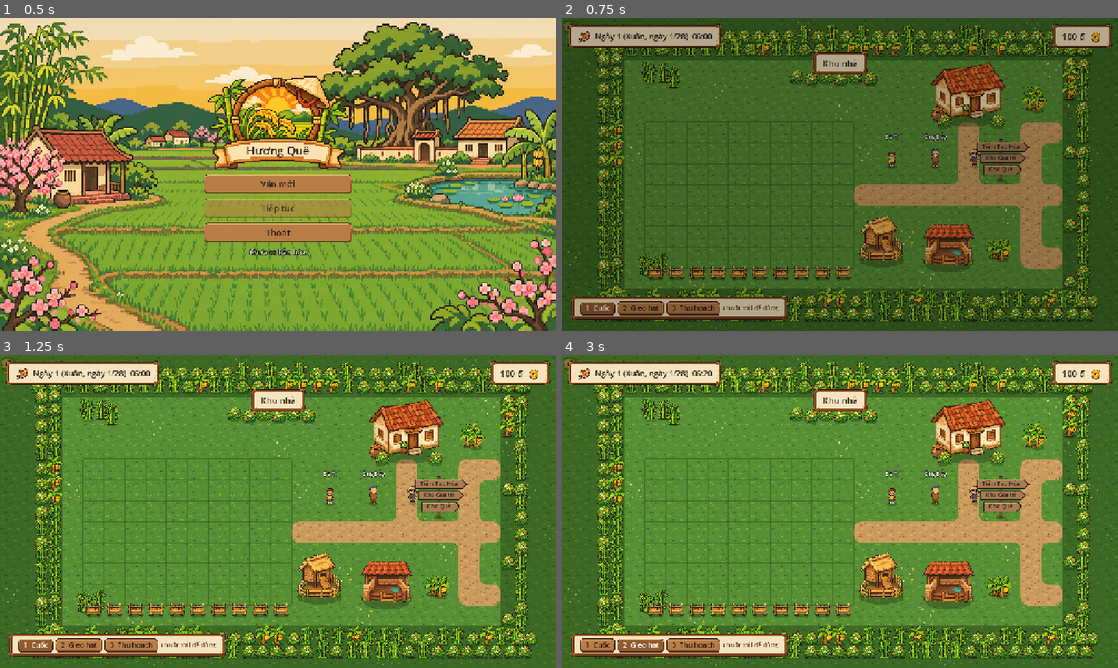
Above: before the commit, frames 1-4 (two rows, left to right).
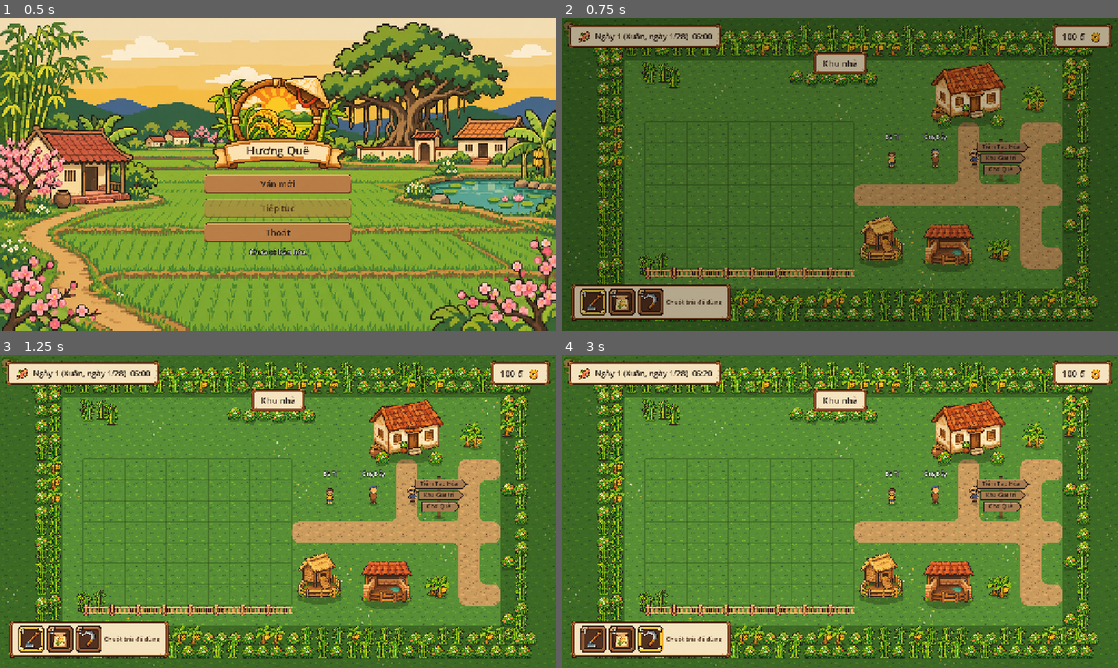
Above: after the commit, the same moments.

Repository: tmtgreen1008/Ngoi_Lang_Nho
Game: Godot game, scene res://main.tscn
The game is run twice, just before and just after one commit, with the same random seed, the same clock (stepped at 60 frames per second) and the same inputs.
Inputs (mouse positions are in pixels of both pictures, inside the frame that each line leads up to):
- Up to frame 1 (0.5 s): no input
- Up to frame 2 (0.75 s): click "Ván mới" at 0.5 s
- Up to frame 3 (1.25 s): no input
- Up to frame 4 (3 s): click (595, 646) at 1.25 s, where only the run before the commit has a clickable "1 Cuốc"; click (595, 639) at 2 s, where only the run after the commit has a clickable "1"; click (639, 646) at 2.75 s, where only the run before the commit has a clickable "2 Gieo hạt"

Frame 1 is identical in both runs. In frame 2, 4.4% of the frame differs, in the area x 1-53%, y 79-97%; in frame 3, 4.5%; in frame 4, 4.6%.

Commit message:
feat: thanh cong cu bang icon, hoat anh cuoc dat va hang rao tre lien mach o khu nha
Task: asset catalog nhom 3 sao

Co-Authored-By: Claude Fable 5.2 <noreply@anthropic.com>

Diff:
--- a/entities/player/player.gd
+++ b/entities/player/player.gd
@@ -14,6 +14,16 @@
 const IDLE_FRAME: int = 1
 const WALK_FRAME_SECONDS: float = 0.14
 
+## Sheet hoạt ảnh dùng công cụ (3 khung x 4 hướng, ô 42x56), theo tên hành động.
+const ACTION_SHEETS: Dictionary = {
+	&"hoe": "res://assets/art/characters/player_hoe.png",
+	&"water": "res://assets/art/characters/player_water.png",
+}
+const ACTION_FRAMES: int = 3
+const ACTION_FRAME_SECONDS: float = 0.12
+## Đưa chân trong khung 42x56 về đúng chỗ chân của sheet đi bộ.
+const ACTION_SPRITE_OFFSET: Vector2 = Vector2(0, -16)
+
 @export_range(10.0, 600.0, 1.0) var speed: float = 120.0
 
 ## Kho đồ của người chơi (node con "Inventory").
@@ -28,6 +38,10 @@
 
 var _walk_time: float = 0.0
 var _last_step: int = -1
+## Sprite riêng cho hoạt ảnh công cụ (khung to hơn sheet đi bộ); ẩn khi không dùng.
+var _action_sprite: Sprite2D
+## Thời gian đã chạy của hoạt ảnh công cụ; âm là không có hoạt ảnh nào.
+var _action_time: float = -1.0
 
 var _in_transition: bool = false
 var _in_minigame: bool = false
@@ -54,12 +68,62 @@
 
 func _physics_process(delta: float) -> void:
 	var direction := Vector2.ZERO
-	if not movement_locked and not _in_transition and not _in_minigame:
+	if not movement_locked and not _in_transition and not _in_minigame and not is_acting():
 		direction = Input.get_vector("move_left", "move_right", "move_up", "move_down")
 	velocity = direction * speed
 	move_and_slide()
-	_animate(direction, delta)
+	if is_acting():
+		_animate_action(delta)
+	else:
+		_animate(direction, delta)
 	_update_target()
+
+
+## Đang chạy hoạt ảnh dùng công cụ (đứng yên cho tới khi xong).
+func is_acting() -> bool:
+	return _action_time >= 0.0
+
+
+## Chạy hoạt ảnh dùng công cụ [param action] ("hoe", "water"), quay mặt về [param target]
+## (toạ độ thế giới). Trả về false nếu không có sheet cho hành động đó hoặc đang bận.
+func play_action(action: StringName, target: Vector2) -> bool:
+	if is_acting() or not ACTION_SHEETS.has(action):
+		return false
+	var to_target: Vector2 = target - global_position
+	if to_target != Vector2.ZERO:
+		if absf(to_target.x) > absf(to_target.y):
+			facing = Facing.RIGHT if to_target.x > 0.0 else Facing.LEFT
+		else:
+			facing = Facing.DOWN if to_target.y > 0.0 else Facing.UP
+	if _action_sprite == null:
+		_action_sprite = Sprite2D.new()
+		_action_sprite.hframes = ACTION_FRAMES
+		_action_sprite.vframes = 4
+		_action_sprite.offset = ACTION_SPRITE_OFFSET
+		add_child(_action_sprite)
+	_action_sprite.texture = load(ACTION_SHEETS[action])
+	_action_sprite.frame_coords = Vector2i(0, facing)
+	_action_sprite.show()
+	_sprite.hide()
+	_action_time = 0.0
+	return true
+
+
+## Toạ độ khung của hoạt ảnh công cụ đang chạy; (-1, -1) nếu không có. Dùng cho kiểm thử.
+func get_action_frame_coords() -> Vector2i:
+	return _action_sprite.frame_coords if is_acting() else Vector2i(-1, -1)
+
+
+func _animate_action(delta: float) -> void:
+	_action_time += delta
+	var frame: int = int(_action_time / ACTION_FRAME_SECONDS)
+	if frame >= ACTION_FRAMES:
+		_action_time = -1.0
+		_action_sprite.hide()
+		_sprite.show()
+		_sprite.frame_coords = Vector2i(IDLE_FRAME, facing)
+		return
+	_action_sprite.frame_coords = Vector2i(frame, facing)
 
 
 func _unhandled_input(event: InputEvent) -> void:
--- a/maps/home/home.gd
+++ b/maps/home/home.gd
@@ -29,6 +29,13 @@
 const MAIN_ROAD_ROW: int = 8
 ## Các hàng ô lưới của ba lối ra phía đông (Tạp hóa, Khu giải trí, Chợ).
 const GATE_ROWS: Array[int] = [5, 8, 11]
+## Ô công cụ trên thanh công cụ và icon của từng công cụ: [đường dẫn sheet, vùng cắt].
+const TOOL_SLOT_SIZE := Vector2(60, 60)
+const TOOL_ICONS: Dictionary = {
+	FarmToolController.Tool.HOE: ["res://assets/art/icons/tools_basic.png", Rect2(0, 0, 64, 64)],
+	FarmToolController.Tool.SEED: ["res://assets/art/icons/seed_icons.png", Rect2(0, 0, 32, 32)],
+	FarmToolController.Tool.HARVEST: ["res://assets/art/icons/tools_basic.png", Rect2(128, 128, 64, 64)],
+}
 
 var field: FarmField
 var view: FarmView
@@ -95,10 +102,10 @@
 	controller.tool_changed.connect(func(_t: FarmToolController.Tool) -> void: _update_status())
 	controller.feedback.connect(_show_feedback)
 
-	# Hàng rào tre phía nam mảnh vườn, mỗi đoạn rộng một ô.
+	# Hàng rào tre liền mạch phía nam mảnh vườn, dài bằng bề ngang vườn.
 	var fence_y: float = (FARM_CELL.y + field.field_area.size.y) * TerrainTiles.TILE_SIZE + 24.0
-	for i: int in int(field.field_area.size.x):
-		add_decor(Decor.FENCE, Vector2(FARM_CELL.x * TerrainTiles.TILE_SIZE + 24.0 + i * TerrainTiles.TILE_SIZE, fence_y), 38.0)
+	var farm_width: float = field.field_area.size.x * TerrainTiles.TILE_SIZE
+	add_fence(Vector2(FARM_CELL.x * TerrainTiles.TILE_SIZE, fence_y), int(farm_width / FENCE_STEP))
 
 
 ## Chuồng gà và chuồng lợn ở bãi trống phía nam đường mòn, cạnh mảnh vườn.
@@ -155,7 +162,13 @@
 func _unhandled_input(event: InputEvent) -> void:
 	if event is InputEventMouseButton and event.pressed and event.button_index == MOUSE_BUTTON_LEFT:
 		_show_feedback("")
-		controller.use_tool_at(view.world_to_cell(view.get_global_mouse_position()))
+		var target: Vector2 = view.get_global_mouse_position()
+		var used: bool = controller.use_tool_at(view.world_to_cell(target))
+		# Cuốc được đất thì Player vung cuốc về phía ô vừa cuốc.
+		if used and controller.current_tool == FarmToolController.Tool.HOE:
+			var player: Node = get_tree().get_first_node_in_group("player")
+			if player is Player:
+				(player as Player).play_action(&"hoe", target)
 	elif event is InputEventKey and event.pressed and not event.echo:
 		match event.keycode:
 			KEY_1:
@@ -188,11 +201,11 @@
 func _build_hud() -> void:
 	var layer := CanvasLayer.new()
 	add_child(layer)
-	# Thanh công cụ góc dưới trái: ba nút bật/tắt, nút đang chọn lõm xuống.
+	# Thanh công cụ góc dưới trái: ba ô có icon, ô đang chọn viền vàng (khung thanh nhanh của slots.png).
 	var bar := PanelContainer.new()
 	bar.theme = UiTheme.get_theme()
 	bar.add_theme_stylebox_override("panel", UiTheme.hud_panel_style())
-	bar.position = Vector2(20, 640)
+	bar.position = Vector2(20, 612)
 	layer.add_child(bar)
 	var row := HBoxContainer.new()
 	row.add_theme_constant_override("separation", 6)
@@ -203,7 +216,25 @@
 		button.toggle_mode = true
 		button.button_group = group
 		button.focus_mode = Control.FOCUS_NONE
-		button.text = "%d  %s" % [tool + 1, FarmToolController.TOOL_NAMES[tool]]
+		button.custom_minimum_size = TOOL_SLOT_SIZE
+		button.icon = _tool_icon(tool)
+		button.expand_icon = true
+		button.icon_alignment = HORIZONTAL_ALIGNMENT_CENTER
+		button.tooltip_text = "%s (phím %d)" % [FarmToolController.TOOL_NAMES[tool], tool + 1]
+		for state: String in ["normal", "hover", "disabled"]:
+			button.add_theme_stylebox_override(state, UiTheme.slot_style(UiTheme.SLOT_HOTBAR))
+		for state: String in ["pressed", "hover_pressed"]:
+			button.add_theme_stylebox_override(state, UiTheme.slot_style(UiTheme.SLOT_HOTBAR_SELECTED))
+		# Số phím tắt ở góc trên trái của ô.
+		var key_label := Label.new()
+		key_label.text = str(tool + 1)
+		key_label.position = Vector2(7, 2)
+		key_label.add_theme_font_size_override("font_size", 13)
+		key_label.add_theme_color_override("font_color", Color.WHITE)
+		key_label.add_theme_color_override("font_outline_color", Color.BLACK)
+		key_label.add_theme_constant_override("outline_size", 4)
+		key_label.mouse_filter = Control.MOUSE_FILTER_IGNORE
+		button.add_child(key_label)
 		button.pressed.connect(controller.set_tool.bind(tool))
 		_tool_buttons[tool] = button
 		row.add_child(button)
@@ -218,7 +249,7 @@
 	_feedback_panel = PanelContainer.new()
 	_feedback_panel.theme = UiTheme.get_theme()
 	_feedback_panel.add_theme_stylebox_override("panel", UiTheme.hud_panel_style())
-	_feedback_panel.position = Vector2(20, 590)
+	_feedback_panel.position = Vector2(20, 562)
 	_feedback_panel.hide()
 	layer.add_child(_feedback_panel)
 	_feedback_label = Label.new()
@@ -227,6 +258,15 @@
 	_update_status()
 
 
+## Icon của công cụ trên thanh công cụ, cắt từ sheet tương ứng trong [constant TOOL_ICONS].
+func _tool_icon(tool: int) -> Texture2D:
+	var info: Array = TOOL_ICONS[tool]
+	var atlas := AtlasTexture.new()
+	atlas.atlas = load(info[0])
+	atlas.region = info[1]
+	return atlas
+
+
 func _show_feedback(text: String) -> void:
 	_feedback_label.text = text
 	_feedback_panel.visible = not text.is_empty()
--- a/maps/map_base.gd
+++ b/maps/map_base.gd
@@ -20,6 +20,10 @@
 
 const DECOR_SHEET: String = "res://assets/art/props/decor_sheet.png"
 const DECOR_CELL: int = 48
+## Đoạn hàng rào tre thẳng trong props/fences_a.png (ô đầu, cắt sát phần có hình) và bước xếp các đoạn.
+const FENCE_SHEET: String = "res://assets/art/props/fences_a.png"
+const FENCE_REGION := Rect2(3, 24, 61, 26)
+const FENCE_STEP: int = 60
 ## Bề rộng bóng đổ ứng với từng món trang trí (pixel).
 const DECOR_SHADOW_WIDTH: Dictionary = {
 	Decor.BANANA: 30.0, Decor.BAMBOO: 26.0, Decor.BUSH: 32.0, Decor.FENCE: 36.0, Decor.JAR: 28.0,
@@ -306,6 +310,26 @@
 	return sprite
 
 
+## Dựng một dải hàng rào tre liền mạch gồm [param segments] đoạn (mỗi đoạn [constant FENCE_STEP] px),
+## mép trái-đáy ở [param left_feet]; cả dải chặn Player. Trả về các sprite đã tạo.
+func add_fence(left_feet: Vector2, segments: int) -> Array[Sprite2D]:
+	var sprites: Array[Sprite2D] = []
+	var texture: Texture2D = load(FENCE_SHEET)
+	for i: int in segments:
+		var sprite := Sprite2D.new()
+		sprite.texture = texture
+		sprite.region_enabled = true
+		sprite.region_rect = FENCE_REGION
+		sprite.centered = false
+		sprite.offset = Vector2(0, -FENCE_REGION.size.y)
+		sprite.position = left_feet + Vector2(i * FENCE_STEP, 0)
+		add_child(sprite)
+		sprites.append(sprite)
+	var right: float = left_feet.x + (segments - 1) * FENCE_STEP + FENCE_REGION.size.x
+	_add_blocker_span(left_feet.x, right, left_feet.y, 10.0)
+	return sprites
+
+
 ## Trồng một cụm [param count] món [param decor] quanh [param center] (rải đều trong bán kính
 ## [param radius], hơi dẹt theo chiều dọc), xếp từ trên xuống để cây dưới che cây trên.
 ## Cùng [param seed_value] thì cụm luôn giống nhau.
--- a/tests/test_home.gd
+++ b/tests/test_home.gd
@@ -126,8 +126,36 @@
 	check("đốm cỏ úa, cỏ rậm và vệt đất được bật", home.ground_variation)
 	await shot("home_layout.png")
 
+	# --- thanh công cụ có icon, hoạt ảnh cuốc đất ---
+	var controller: Node = home.controller
+	var tool_buttons: Dictionary = home._tool_buttons
+	var all_icons: bool = tool_buttons.size() == 3
+	for tool: int in tool_buttons:
+		all_icons = all_icons and tool_buttons[tool].icon != null and tool_buttons[tool].text.is_empty() and tool_buttons[tool].tooltip_text.contains(controller.TOOL_NAMES[tool])
+	check("thanh công cụ: 3 ô có icon, tên nằm ở tooltip", all_icons)
+	controller.set_tool(2)
+	check("đổi công cụ: ô Thu hoạch được chọn, ô Cuốc nhả ra", tool_buttons[2].button_pressed and not tool_buttons[0].button_pressed)
+	check("ô đang chọn dùng khung viền vàng khác khung thường", tool_buttons[2].get_theme_stylebox("pressed").texture.region != tool_buttons[2].get_theme_stylebox("normal").texture.region)
+	controller.set_tool(0)
+	var stand: Vector2 = player.position
+	check("chưa dùng công cụ: không có hoạt ảnh", not player.is_acting() and player.get_action_frame_coords() == Vector2i(-1, -1))
+	check("vung cuốc về bên phải: bắt đầu hoạt ảnh", player.play_action(&"hoe", player.global_position + Vector2(60, 4)))
+	check("đang vung: quay mặt sang phải, khung đầu của hàng phải", player.is_acting() and player.facing == player.Facing.RIGHT and player.get_action_frame_coords() == Vector2i(0, player.Facing.RIGHT))
+	check("đang vung thì không nhận hành động mới", not player.play_action(&"hoe", player.global_position))
+	check("hành động không có sheet bị từ chối", not player.play_action(&"khong_co", player.global_position))
+	Input.action_press("move_left")
+	# Hoạt ảnh chỉ dài 0,36 giây nên chụp thẳng ở đây (shot() chờ thêm 0,25 giây thì đã vung xong).
+	await wait(0.15)
+	check("đang vung cuốc thì đứng yên", player.position.distance_to(stand) < 0.5 and player.is_acting())
+	if DisplayServer.get_name() != "headless":
+		root.get_texture().get_image().save_png(SHOT_DIR + "home_hoe.png")
+	await wait(0.5)
+	Input.action_release("move_left")
+	check("vung xong: hết hoạt ảnh, đi lại được", not player.is_acting() and player.position.x < stand.x)
+	player.position = stand
+	await wait(0.1)
+
 	# --- vào nhà qua cửa, ngủ trong nhà ---
-	var controller: Node = home.controller
 	controller.set_tool(0)
 	controller.use_tool_at(Vector2i(1, 1))
 	controller.set_tool(1)
